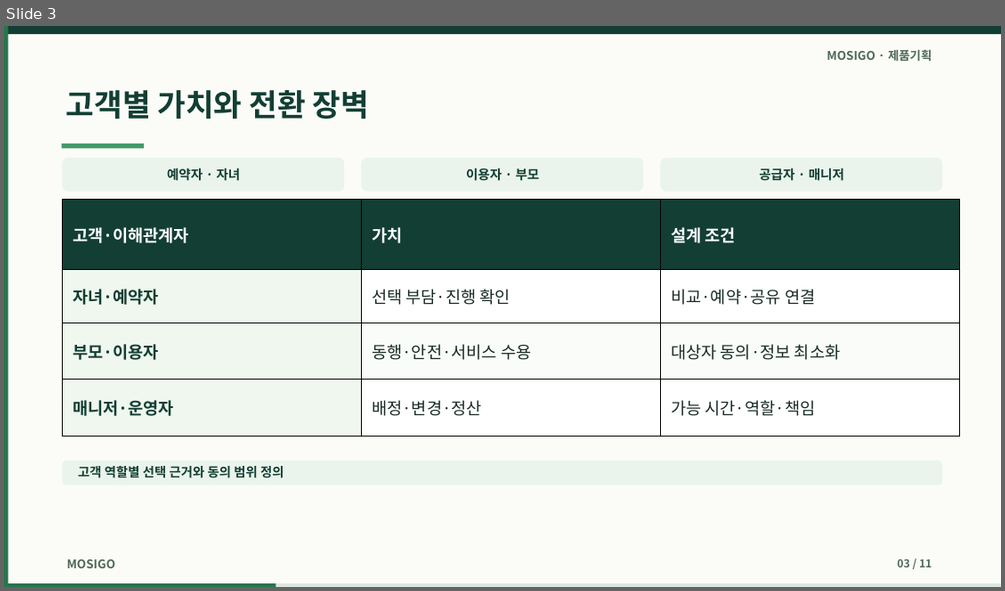
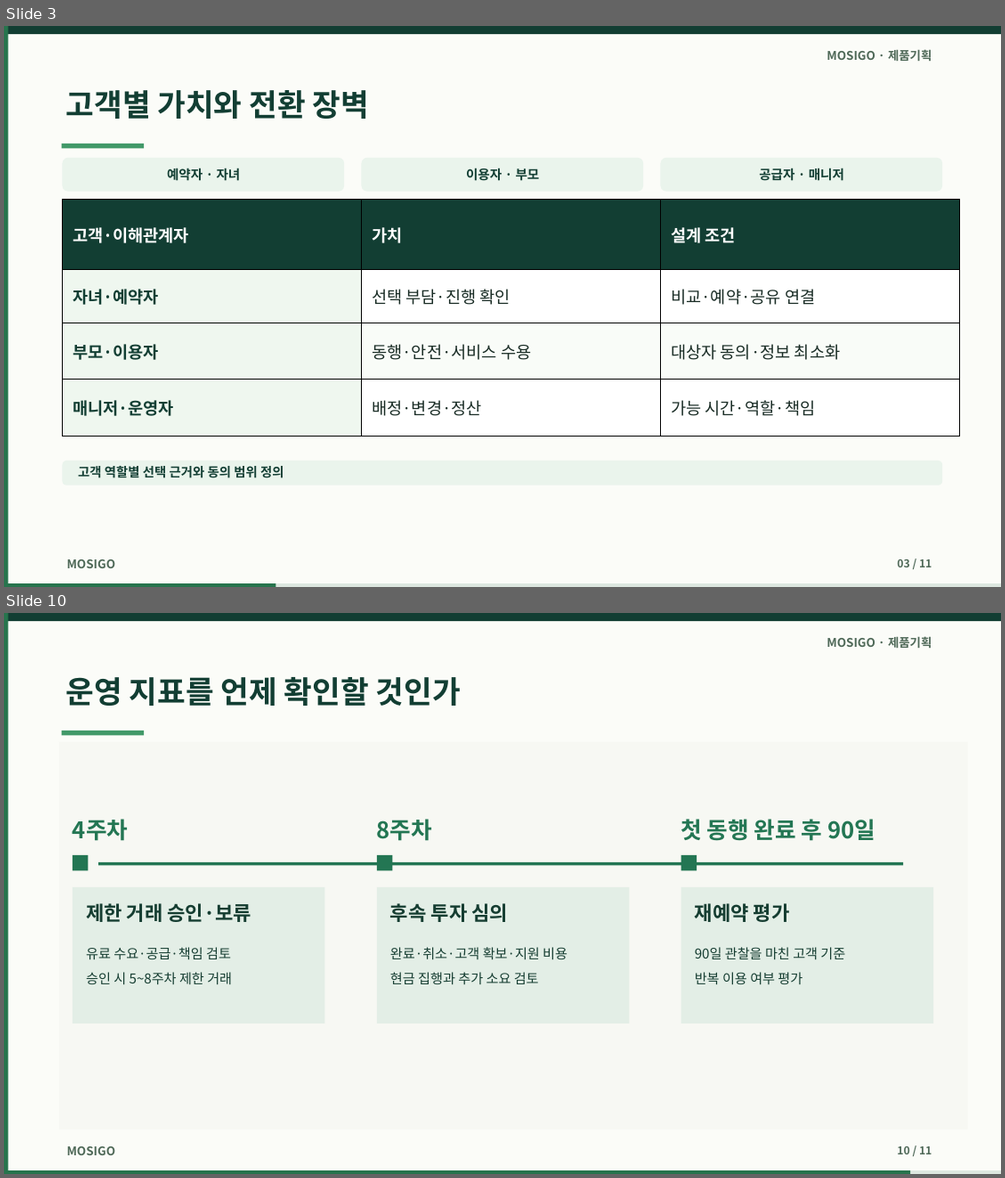
Before and after one commit to dohyunkimmm/mosigo-case-study, a slide deck: downloads/mosigo_report.pptx. Shown one above the other, each under a label of ours: slide 3 before the commit, slides 3 and 10 after it; the slides between them are not shown. The pictures are 1005x591 and 1005x1178 pixels, drawn with LibreOffice and Linux fonts; fonts in the diff are those of the drawing. Boxes give left, top, right and bottom in pixels: in the first picture for what was removed or moved away, otherwise in the second. Text is boxed around its words. In the diff, an @@ line names an element or a change of style, - is before the commit and + after.

Commit message:
Refine MOSIGO report and presentation design (#143)
* Clarify pilot criteria and reporting metrics

* Align pilot milestones, KPI definitions, and budget scope

* Improve report navigation and service planning narrative

* Refine document navigation and presentation visuals

* Fix site accessibility script and recognize revised slide deck

* Keep the concept preview label explicit

* Keep legacy copy rewrite on the legacy deck path

* Check the five synchronized PRD metrics

* Keep supply and safety approval criteria explicit

* Match editable slide typefaces to the deck typography

```diff
--- a/downloads/mosigo_report.pptx
+++ b/downloads/mosigo_report.pptx
@@ slide 10 added at box(4, 613, 1001, 1174), background #FBFCF8 @@
@@ rectangle added at box(4, 613, 1001, 621), fill #123E33 @@
@@ rectangle added at box(4, 613, 1001, 620), fill #123E33 @@
@@ rectangle added at box(4, 613, 8, 1174), fill #27744D @@
@@ text added at box(826, 636, 931, 648), 11.5 pt, text #4F6958, bold @@
+MOSIGO · 제품기획
@@ text added at box(66, 677, 461, 706), 29.5 pt, text #123E33, bold @@
+운영 지표를 언제 확인할 것인가
@@ rectangle added at box(59, 742, 968, 1129), fill #F7F8F3 @@
@@ rectangle added at box(62, 730, 144, 736), fill #429969 @@
@@ text added at box(73, 819, 128, 841), 22 pt, text #237653, bold @@
+4주차
@@ text added at box(377, 819, 432, 841), 22 pt, text #237653, bold @@
+8주차
@@ text added at box(681, 819, 875, 841), 22 pt, text #237653, bold @@
+첫 동행 완료 후 90일
@@ rectangle added at box(73, 855, 89, 871), fill #237653 @@
@@ rectangle added at box(98, 862, 903, 865), fill #237653 @@
@@ rectangle added at box(377, 855, 393, 871), fill #237653 @@
@@ rectangle added at box(681, 855, 697, 871), fill #237653 @@
@@ rectangle added at box(73, 887, 325, 1023), fill #E3EEE6 @@
@@ text added at box(86, 903, 252, 922), 19 pt, text #153D31, bold @@
+제한 거래 승인·보류
@@ rectangle added at box(377, 887, 630, 1023), fill #E3EEE6 @@
@@ text added at box(390, 903, 508, 922), 19 pt, text #153D31, bold @@
+후속 투자 심의
@@ rectangle added at box(681, 887, 934, 1023), fill #E3EEE6 @@
@@ text added at box(695, 903, 790, 922), 19 pt, text #153D31, bold @@
+재예약 평가
@@ text added at box(86, 947, 231, 959), 13 pt, text #153D31 @@
+유료 수요·공급·책임 검토
@@ text added at box(390, 947, 567, 960), 13 pt, text #153D31 @@
+완료·취소·고객 확보·지원 비용
@@ text added at box(695, 947, 845, 959), 13 pt, text #153D31 @@
+90일 관찰을 마친 고객 기준
@@ text added at box(86, 972, 232, 985), 13 pt, text #153D31 @@
+승인 시 5~8주차 제한 거래
@@ text added at box(390, 972, 539, 984), 13 pt, text #153D31 @@
+현금 집행과 추가 소요 검토
@@ text added at box(695, 972, 802, 985), 13 pt, text #153D31 @@
+반복 이용 여부 평가
@@ text added at box(67, 1146, 116, 1155), 11.5 pt, text #4F6958, bold @@
+MOSIGO
@@ text added at box(897, 1146, 931, 1154), 10.5 pt, text #4F6958, bold @@
+10 / 11
@@ rectangle added at box(4, 1171, 1001, 1174), fill #DCE7DF @@
@@ rectangle added at box(4, 1171, 910, 1174), fill #27744D @@
```
Also in this commit, not shown: 6 slides changed, 1 other slide added, 2 slides removed, 32 other files.
